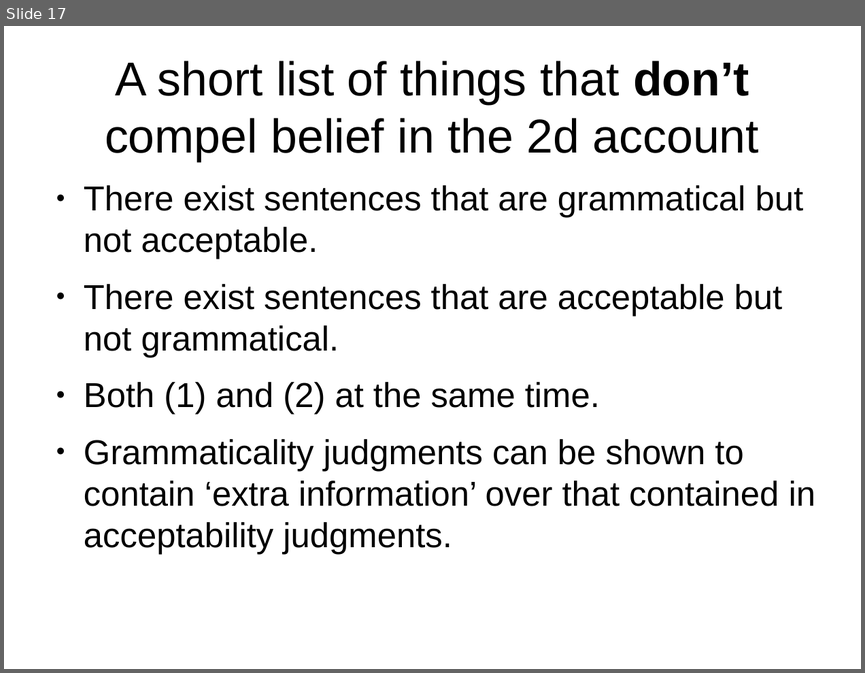
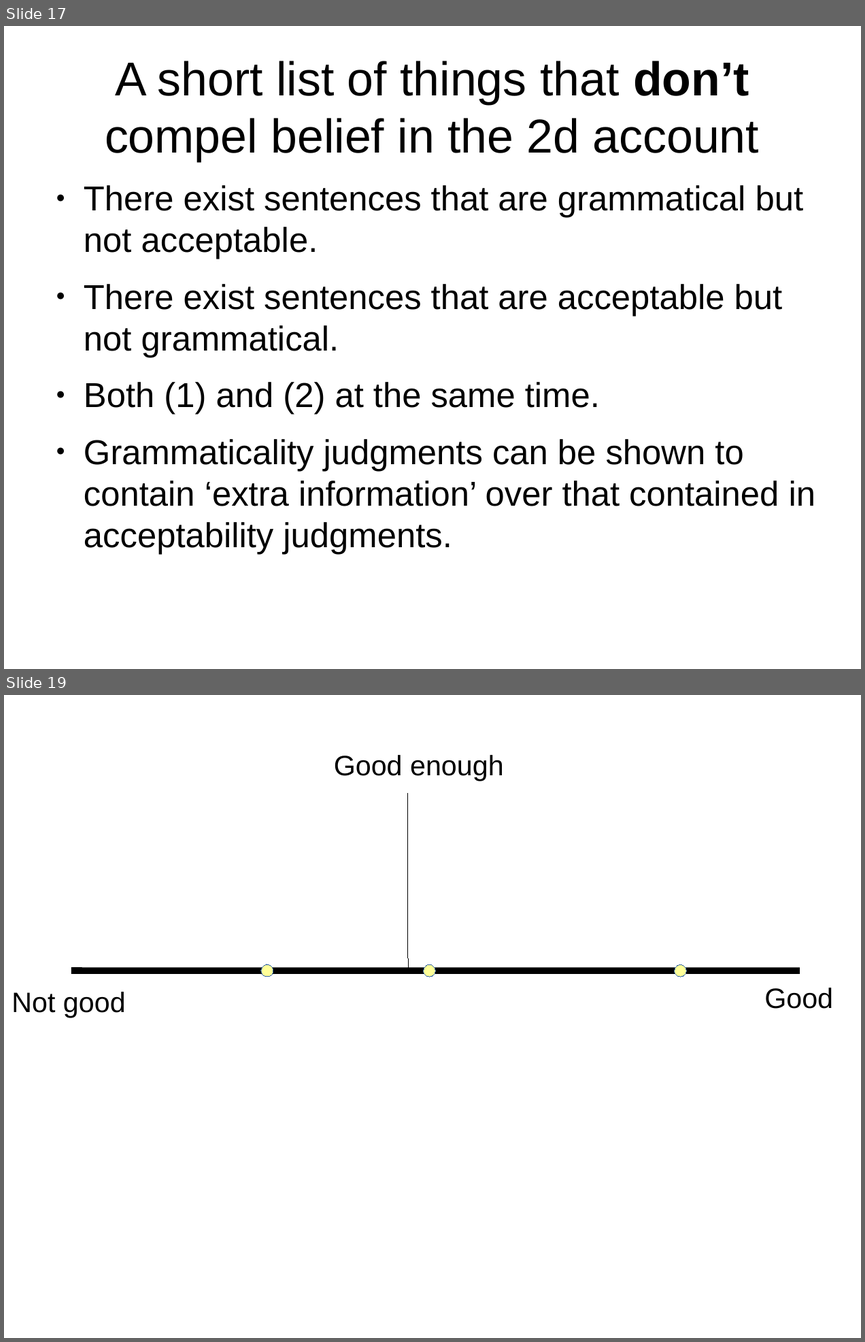
Before and after one commit to stevenlangsford/sentenceSTA, a slide deck: data/presenting/labmeeting_Feb2019.odp. Shown one above the other, each under a label of ours: slide 17 before the commit, slides 17 and 19 after it; the slides between them are not shown. The pictures are 865x673 and 865x1342 pixels, drawn with LibreOffice and Linux fonts; fonts in the diff are those of the drawing. Boxes give left, top, right and bottom in pixels: in the first picture for what was removed or moved away, otherwise in the second. Text is boxed around its words. In the diff, an @@ line names an element or a change of style, - is before the commit and + after.

```diff
--- a/data/presenting/labmeeting_Feb2019.odp
+++ b/data/presenting/labmeeting_Feb2019.odp
@@ slide 19 added at (4, 695, 861, 1338), background #FFFFFF @@
@@ text added at (334, 755, 504, 781), 26 pt, text #000000 @@
+Good enough
@@ line added from (409, 793) to (409, 970), #000000 0 pt @@
@@ line added from (71, 970) to (800, 970), #000000 6.01 pt @@
@@ ellipse added at (261, 964, 274, 977), fill #FFFF99, outline #3465A4 0 pt @@
@@ ellipse added at (423, 964, 436, 977), fill #FFFF99, outline #3465A4 0 pt @@
@@ ellipse added at (674, 965, 687, 977), fill #FFFF99, outline #3465A4 0 pt @@
@@ text added at (11, 991, 126, 1017), 26 pt, text #000000 @@
+Not good
@@ text added at (764, 987, 833, 1008), 26 pt, text #000000 @@
+Good
```
Also in this commit, not shown: 2 slides changed, 11 other slides added, 1 slide removed, 10 other files.
